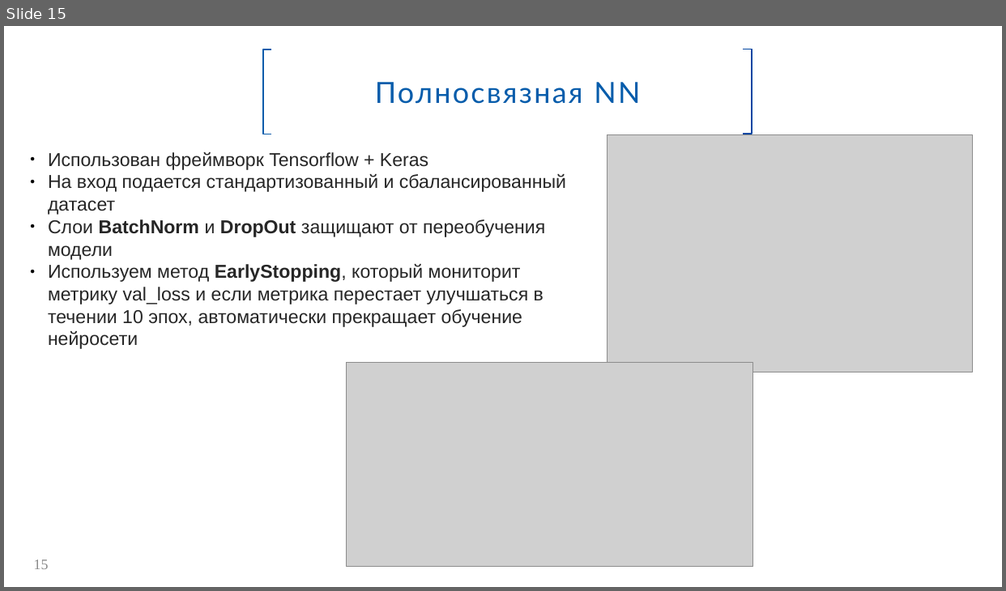
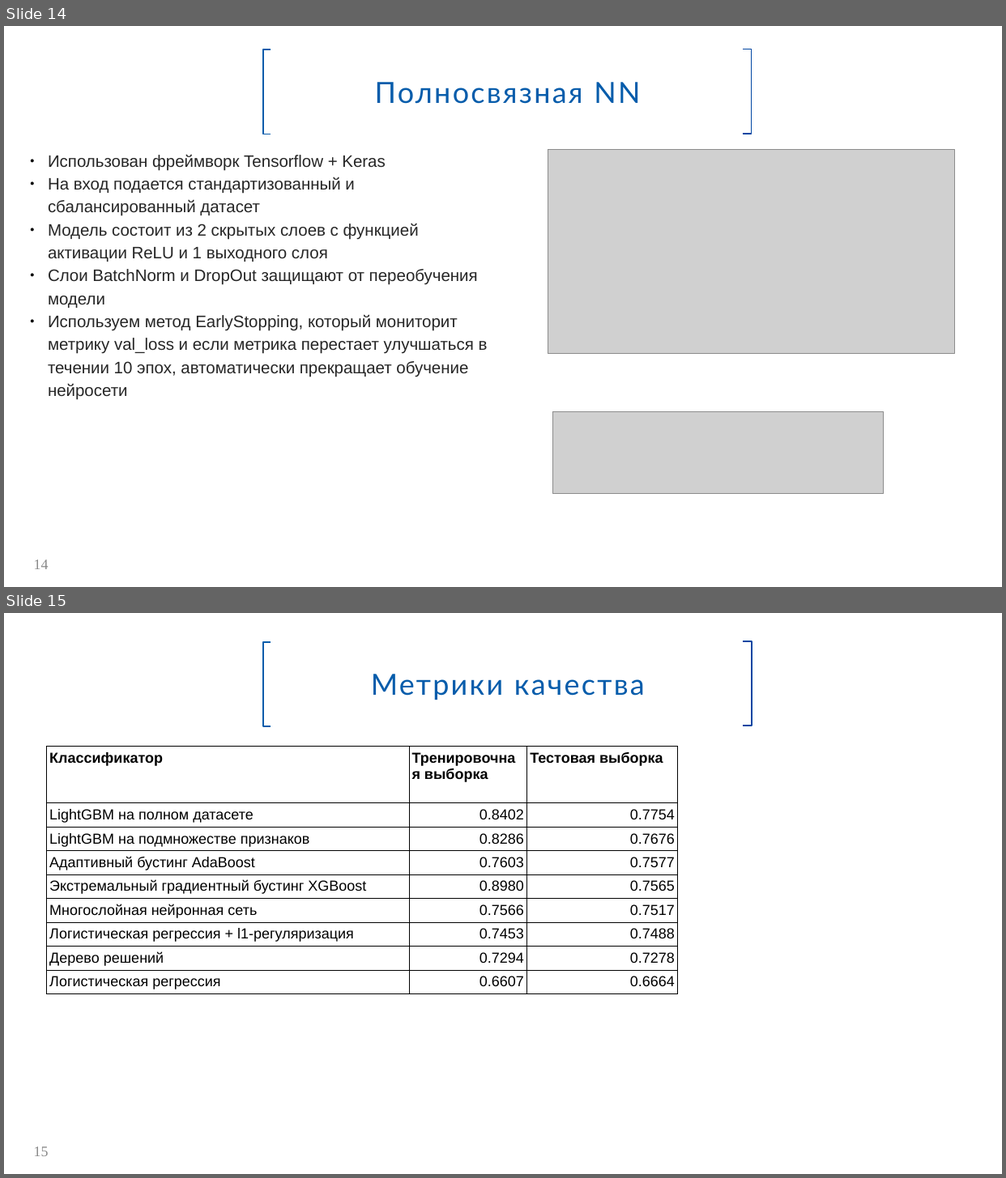
Before and after one commit to Spring-31/HC_default_risk, a slide deck: Прогнозирование_вероятности_дефолта.pptx. Shown one above the other, each under a label of ours: slide 15 before the commit, slides 14 and 15 after it. The pictures are 1006x591 and 1006x1178 pixels, drawn with LibreOffice and Linux fonts; fonts in the diff are those of the drawing; grey boxes stand for pictures; background and template pictures are left out. Boxes give left, top, right and bottom in pixels: in the first picture for what was removed or moved away, otherwise in the second. Text is boxed around its words. In the diff, an @@ line names an element or a change of style, - is before the commit and + after.

```diff
--- a/Прогнозирование_вероятности_дефолта.pptx
+++ b/Прогнозирование_вероятности_дефолта.pptx
@@ slide 15 added at (4,613,1002,1174), background #FFFFFF @@
@@ rectangle added at (263,641,752,726), fill #FFFFFF, outline #FFFFFF 2 pt, 28 pt, text #065CAB @@
+Метрики качества
@@ freeform shape added at (263,642,270,726), outline #065CAB 1.3 pt @@
@@ freeform shape added at (743,641,752,726), outline #0046A2 1.3 pt @@
@@ table added at (47,747,678,994), 9 rows, 3 columns @@
+Классификатор | Тренировочная выборка | Тестовая выборка
+LightGBM на полном датасете | 0.8402 | 0.7754
+LightGBM на подмножестве признаков | 0.8286 | 0.7676
+Адаптивный бустинг AdaBoost | 0.7603 | 0.7577
+Экстремальный градиентный бустинг XGBoost | 0.8980 | 0.7565
+Многослойная нейронная сеть | 0.7566 | 0.7517
+Логистическая регрессия + l1-регуляризация | 0.7453 | 0.7488
+Дерево решений | 0.7294 | 0.7278
+Логистическая регрессия | 0.6607 | 0.6664
@@ page number added at (34,1147,49,1157), 14 pt, text #898989 @@
+15
@@ what was slide 15 is now slide 14 @@
@@ slide 14 changed as well @@
@@ picture removed at (607,135,972,373) @@
@@ text at (48,154,488,400): size 18 to 16 pt in "Использован фреймворк Tensorflow + Keras", "На вход подается стандартизованный и сбалансированный датасе ...", "Слои BatchNorm и DropOut защищают от переобучения ...", "Используем метод EarlyStopping, который мониторит метрику va ..."; bold off in "BatchNorm DropOut", "EarlyStopping,"; line spacing 1 to 1.15 @@
@@ picture: place and size @@
-picture at (347,363,753,567)
+picture at (548,149,954,354)
@@ text at (48,223,419,262): paragraph added @@
+● Модель состоит из 2 скрытых слоев с функцией активации ReLU и 1 выходного слоя
@@ picture added at (552,412,884,494) @@
@@ page number at (34,560,49,570): text changed @@
-15
+14
```
Also in this commit, not shown: 11 other slides changed, 1 other slide added, 2 slides removed, 4 other files.
